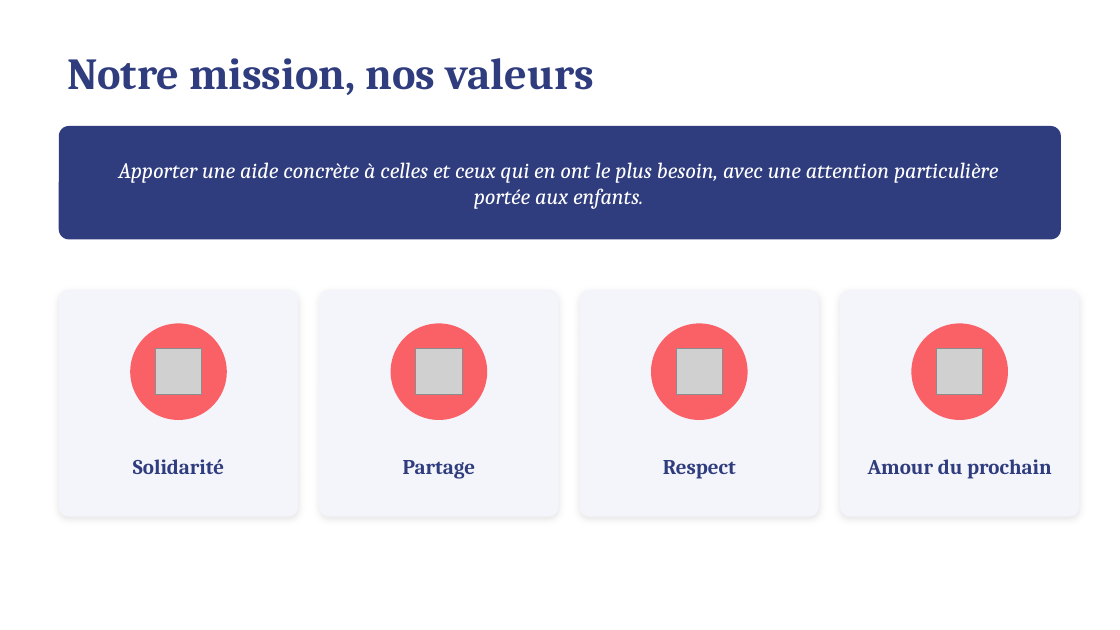
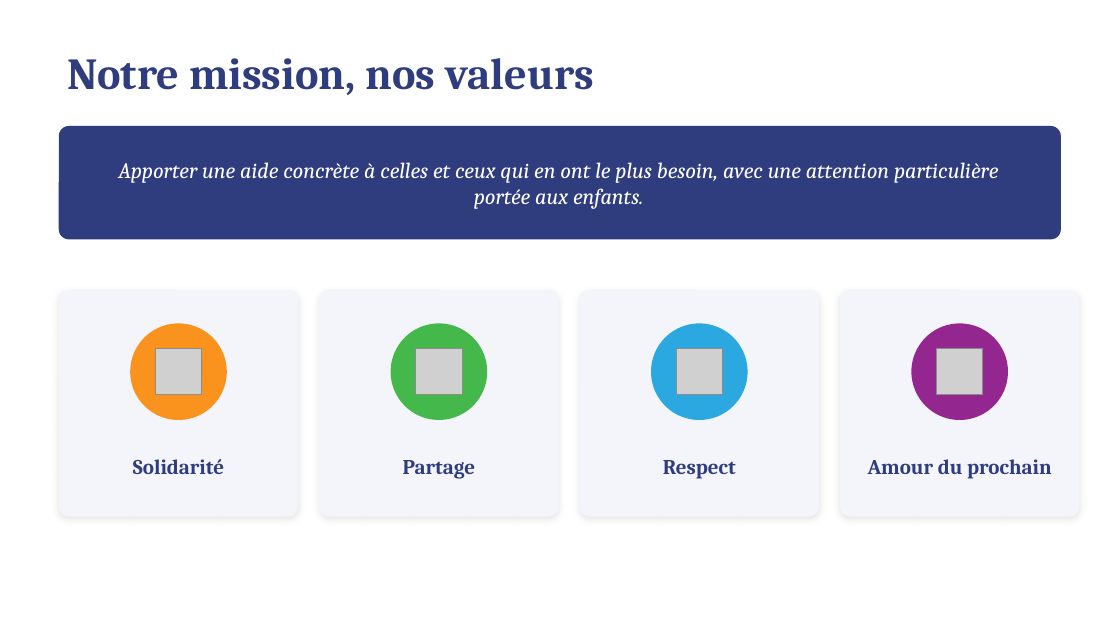
Before and after one commit to htleclerc/docs, a slide deck: slide 4 of presentation-les-petits-enfants-de-marie.pptx. Drawn at 1120x630 pixels with LibreOffice and Linux fonts; fonts in the diff are those of the drawing; grey boxes stand for pictures. Boxes give left, top, right and bottom in pixels: in the first picture for what was removed or moved away, otherwise in the second. Text is boxed around its words. In the diff, an @@ line names an element or a change of style, - is before the commit and + after.

```diff
--- a/presentation-les-petits-enfants-de-marie.pptx
+++ b/presentation-les-petits-enfants-de-marie.pptx
@@ ellipse at [130, 323, 227, 420]: fill #F96167 to #F9931D @@
@@ ellipse at [391, 323, 487, 420]: fill #F96167 to #45B84B @@
@@ ellipse at [651, 323, 748, 420]: fill #F96167 to #2BA8E0 @@
@@ ellipse at [912, 323, 1008, 420]: fill #F96167 to #94268F @@
```
Also in this commit, not shown: 7 other slides changed, 1 slide added, 1 other file.
